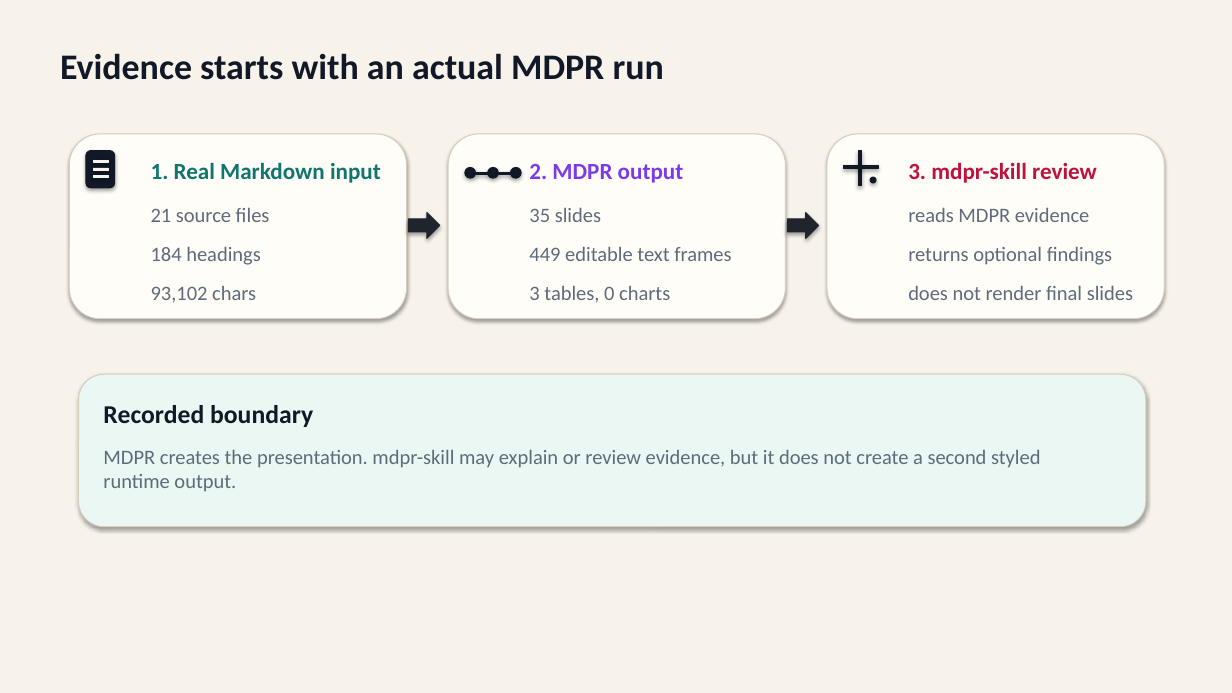
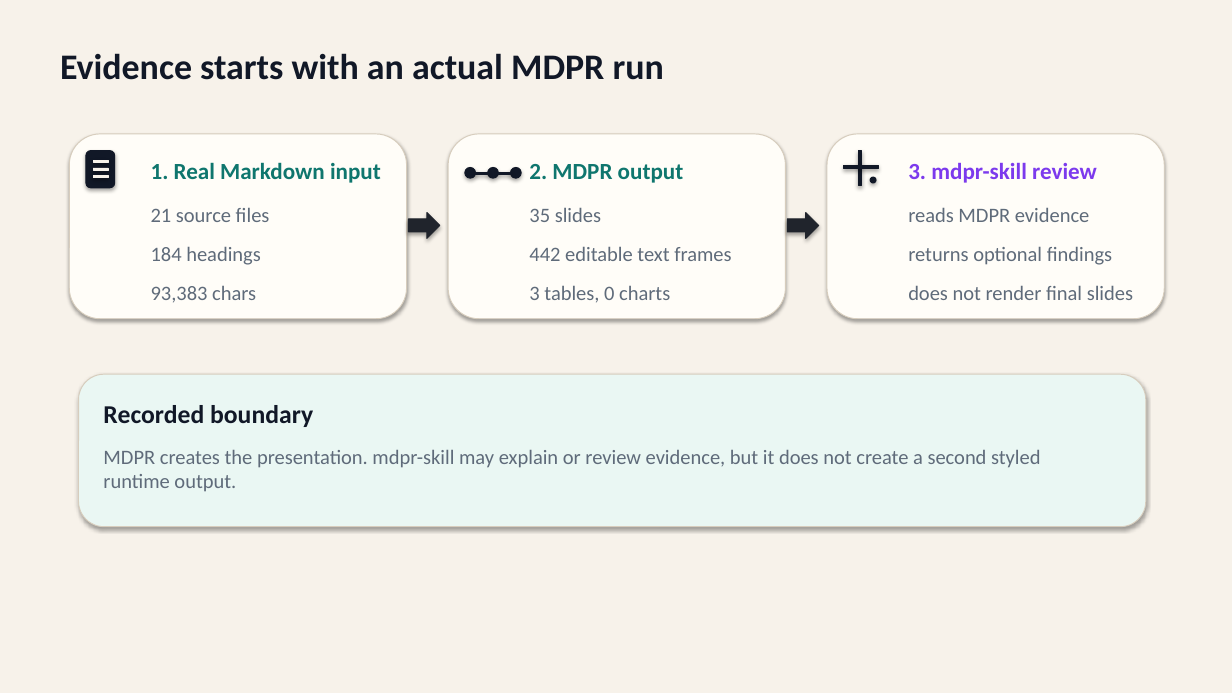
Before and after one commit to ch040602/mdpr-skill, a slide deck: slide 1 of artifacts/mdpr-vs-skill/mdpr-skill-from-actual-md-run.pptx. Drawn at 1232x693 pixels with LibreOffice and Linux fonts; fonts in the diff are those of the drawing. Boxes give left, top, right and bottom in pixels: in the first picture for what was removed or moved away, otherwise in the second. Text is boxed around its words. In the diff, an @@ line names an element or a change of style, - is before the commit and + after.

```diff
--- a/artifacts/mdpr-vs-skill/mdpr-skill-from-actual-md-run.pptx
+++ b/artifacts/mdpr-vs-skill/mdpr-skill-from-actual-md-run.pptx
@@ text "2. MDPR output" at (529, 164, 684, 183): text colour #7C3AED to #0F766E @@
@@ text "3. mdpr-skill review" at (908, 163, 1097, 183): text colour #BE123C to #7C3AED @@
@@ text at (529, 246, 731, 261): text changed @@
-449 editable text frames
+442 editable text frames
@@ text at (151, 286, 256, 303): text changed @@
-93,102 chars
+93,383 chars
```
Also in this commit, not shown: 3 other slides changed, 11 other files.
